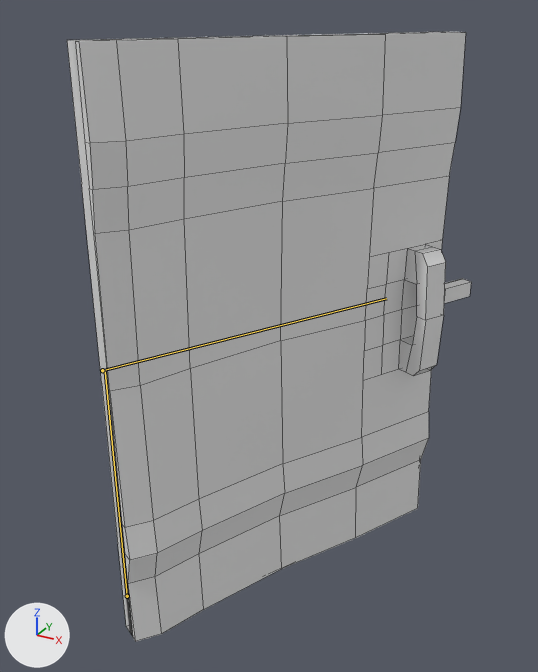
Two versions of the FBX model MultiplayerBase/Assets/New Assets/SheddoorFINALOPEN.fbx, one commit apart.
Both versions are drawn from a 50 mm camera at (23.47, 7.72, 8.98) aimed at (14.23, 24.53, 0.58). The axes (+X, +Y, +Z) are drawn at lower left. The lights are the same throughout. The older version comes first. Both versions are drawn at frame 1 of the action 'Armature|Cube.003Action'; the numbers are the values there. The bones that change, and the others that lie on the model, are drawn over the model as lines. Mesh edges are drawn as thin lines.
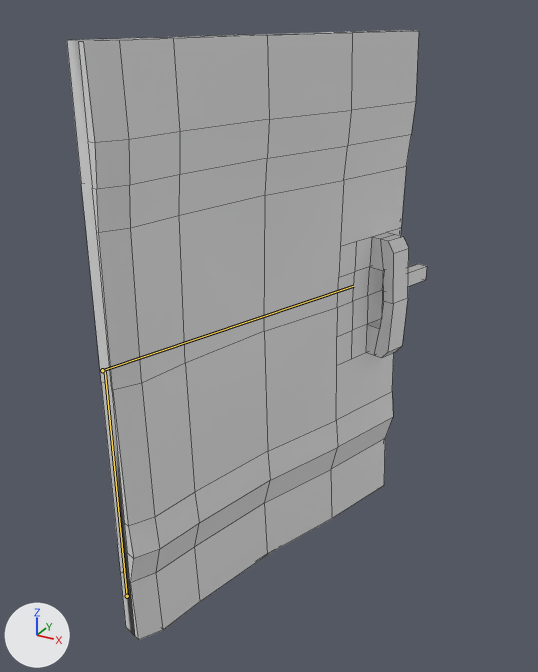
The edits, one by one:
Bone 'Bone.001' (bone_bone_001) turns from (-117, -4, -2) to (-108, -3, -3) degrees about its own x, y and z.

Changed parts and their boxes (x1, y1, x2, y2) in the pictures (538 x 672 px):
'Cube.005', posed (11% narrower)
    before: (67, 32, 471, 641)
    after: (67, 30, 427, 640)
bone 'Bone.001', root to tip
    before: (102, 370) to (386, 298)
    after: (102, 370) to (353, 286)
